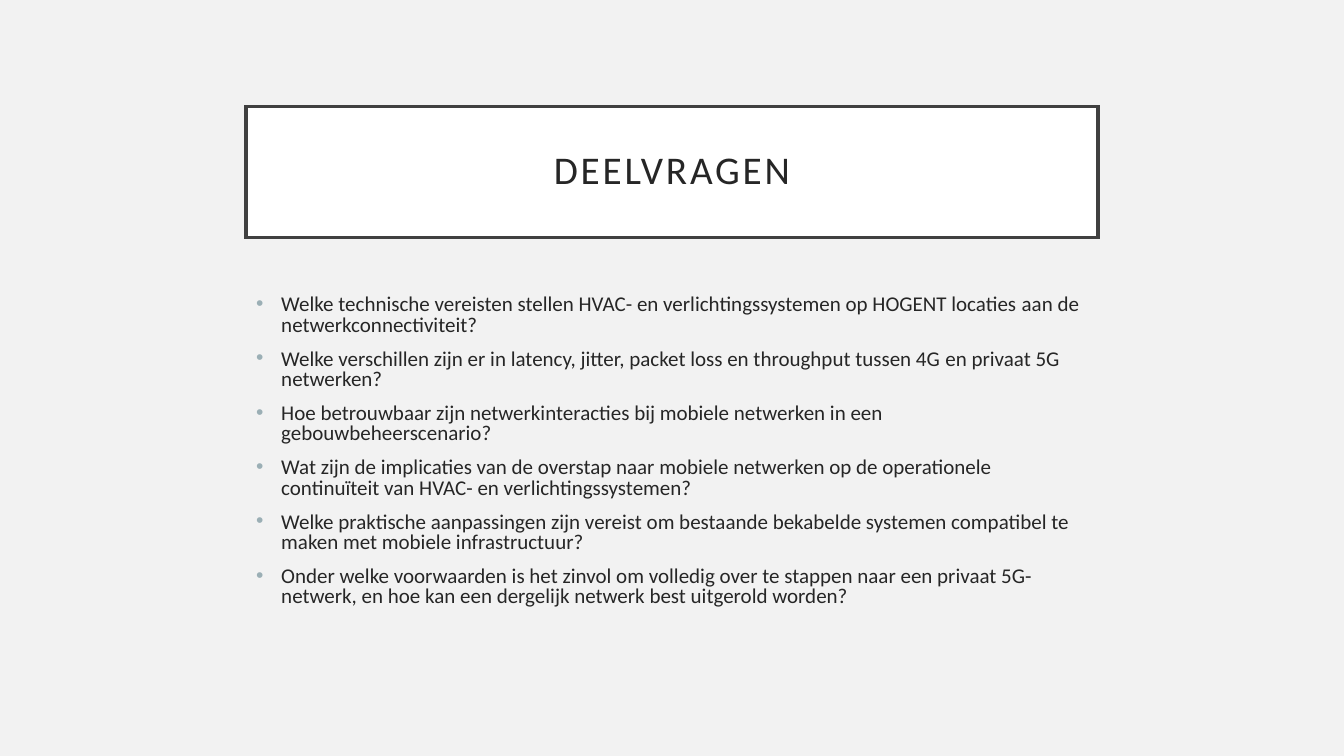
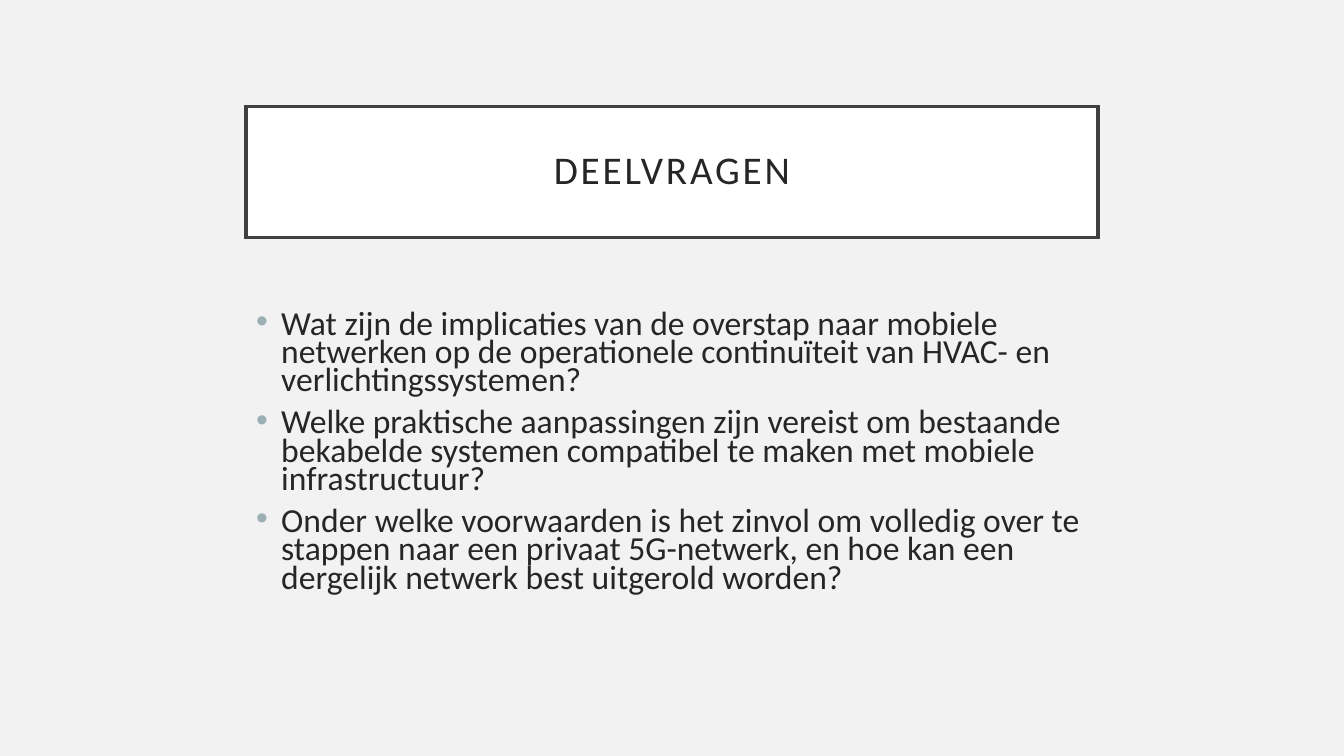
Before and after one commit to JanDeSomviele/Bachelorproef2025, a slide deck: slide 6 of Bachelorproef2025JanDeSomviele.odp (slide 5 before the commit). Drawn at 1344x756 pixels with LibreOffice and Linux fonts; fonts in the diff are those of the drawing. Boxes give left, top, right and bottom in pixels: in the first picture for what was removed or moved away, otherwise in the second. Text is boxed around its words. In the diff, an @@ line names an element or a change of style, - is before the commit and + after.

```diff
--- a/Bachelorproef2025JanDeSomviele.odp
+++ b/Bachelorproef2025JanDeSomviele.odp
@@ text at bbox=[281, 296, 1079, 444]: paragraphs removed @@
-• Welke technische vereisten stellen HVAC- en verlichtingssystemen op HOGENT locaties aan de netwerkconnectiviteit?
-• Welke verschillen zijn er in latency, jitter, packet loss en throughput tussen 4G en privaat 5G netwerken?
-• Hoe betrouwbaar zijn netwerkinteracties bij mobiele netwerken in een gebouwbeheerscenario?
@@ text "Wat zijn de implicaties van ...": place and size @@
-text "Wat zijn de implicaties van ..." at bbox=[281, 296, 1079, 607]
+text "Wat zijn de implicaties van ..." at bbox=[281, 311, 1080, 595]
@@ text "Wat zijn de implicaties van ..." at bbox=[281, 311, 1080, 595]: size 15 to 24 pt; line spacing 0.8 to 0.7 @@
```
Also in this commit, not shown: 7 other slides changed, 2 slides added, 2 other files.
